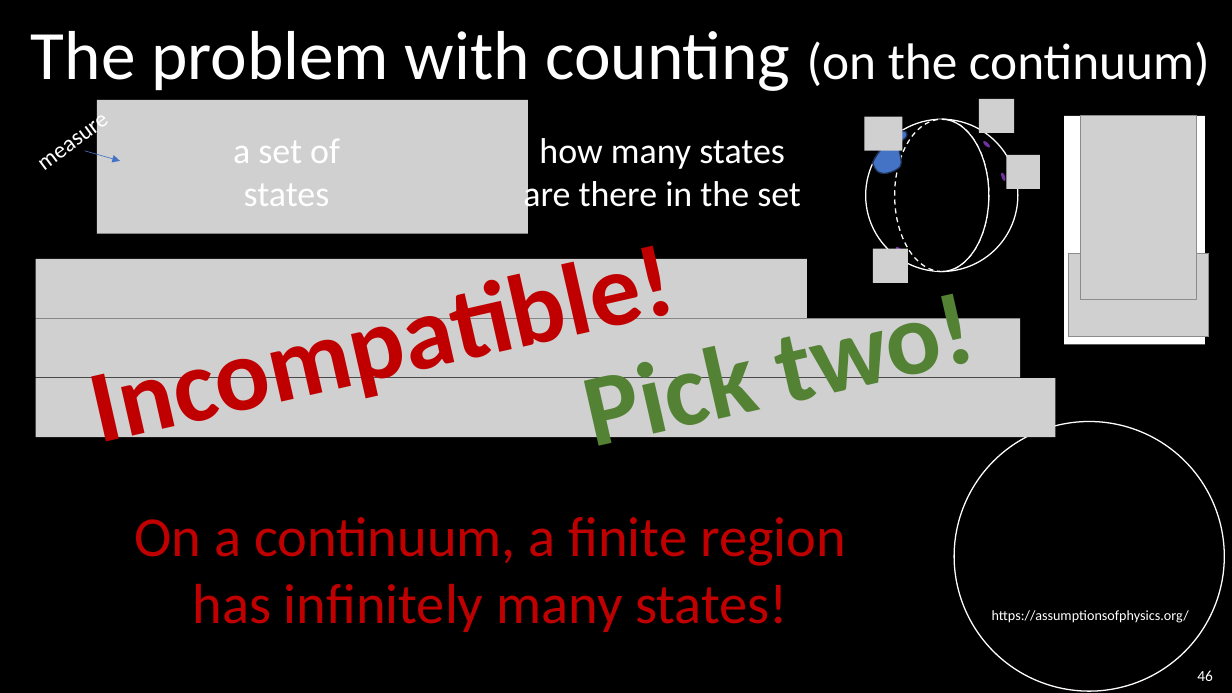
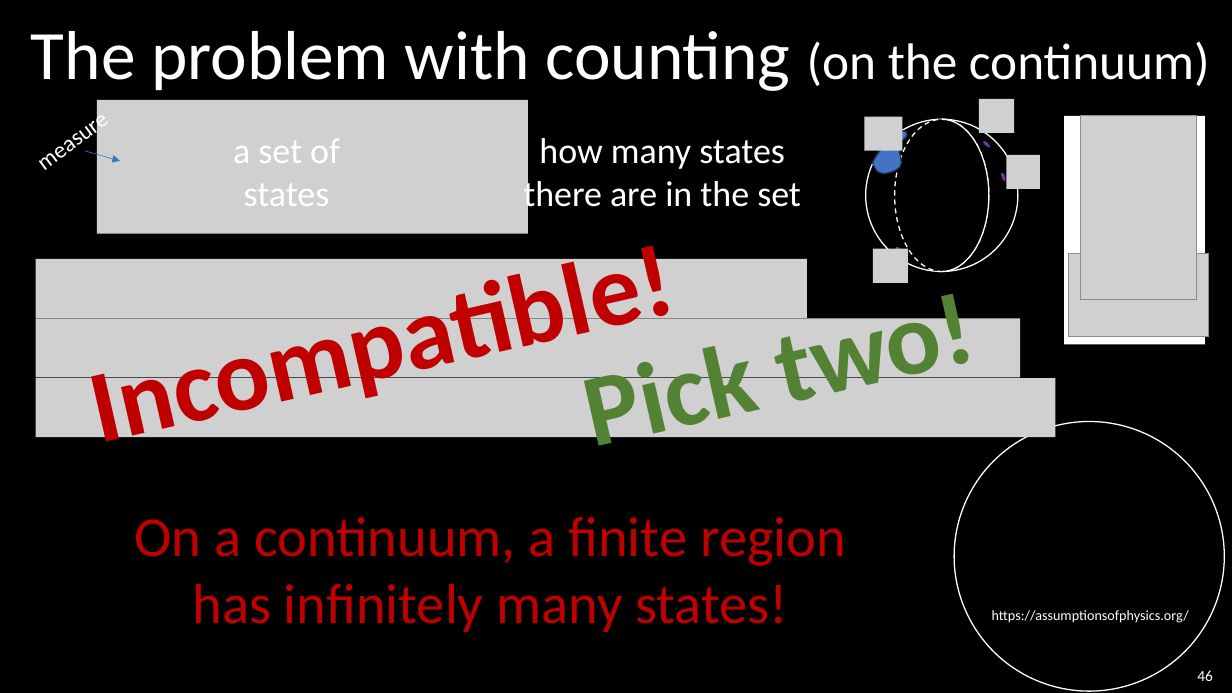
Before and after one commit to assumptionsofphysics/assumptionsofphysics.github.io, a slide deck: slide 46 of presentations/20251115-SaturdayMorningPhysics.pptx. Drawn at 1232x693 pixels with LibreOffice and Linux fonts; fonts in the diff are those of the drawing; grey boxes stand for pictures; background and template pictures are left out. Boxes give left, top, right and bottom in pixels: in the first picture for what was removed or moved away, otherwise in the second. Text is boxed around its words. In the diff, an @@ line names an element or a change of style, - is before the commit and + after.

```diff
--- a/presentations/20251115-SaturdayMorningPhysics.pptx
+++ b/presentations/20251115-SaturdayMorningPhysics.pptx
@@ text at bbox=[523, 138, 801, 216]: text changed @@
-how many states
-are there in the set
+how many states
+there are in the set
```
Also in this commit, not shown: 7 other slides changed.
